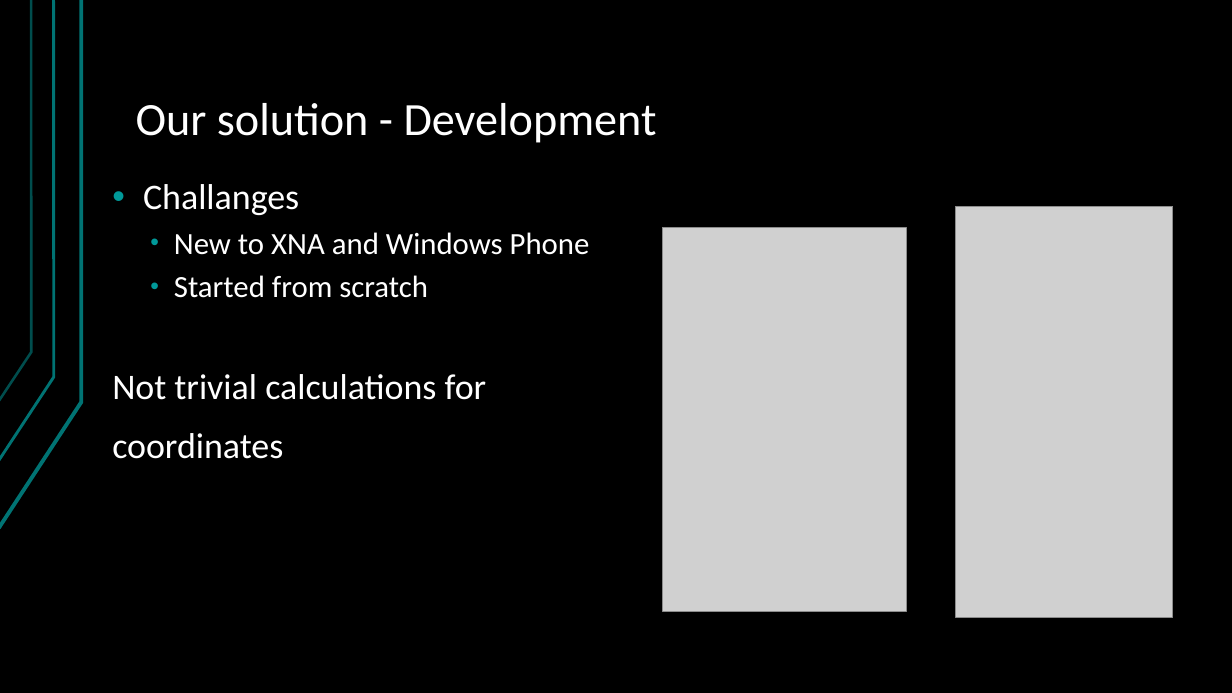
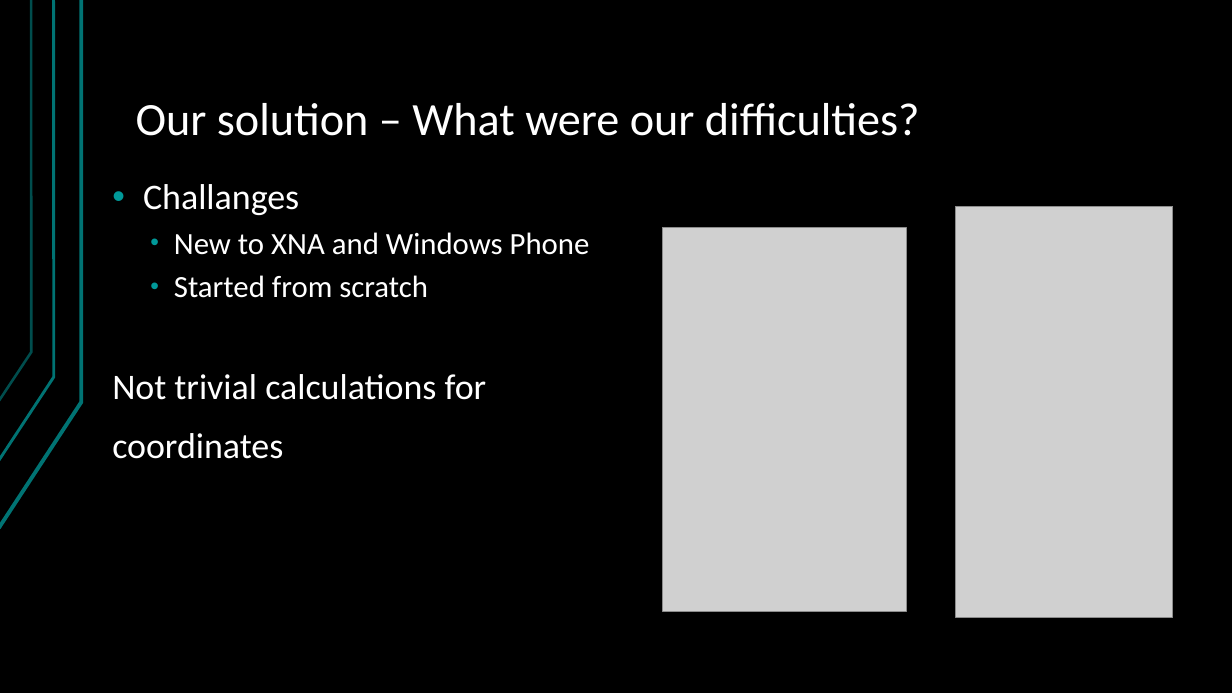
Before and after one commit to TKonov/NasaChallenge, a slide deck: slide 4 of Docs/ISS Finder Presentation.pptx. Drawn at 1232x693 pixels with LibreOffice and Linux fonts; fonts in the diff are those of the drawing; grey boxes stand for pictures; background and template pictures are left out. Boxes give left, top, right and bottom in pixels: in the first picture for what was removed or moved away, otherwise in the second. Text is boxed around its words. In the diff, an @@ line names an element or a change of style, - is before the commit and + after.

```diff
--- a/Docs/ISS Finder Presentation.pptx
+++ b/Docs/ISS Finder Presentation.pptx
@@ title at bbox=[136, 103, 920, 136]: text changed @@
-Our solution - Development
+Our solution – What were our difficulties?
```
Also in this commit, not shown: 3 other slides changed, 2 slides added, 1 slide removed.
